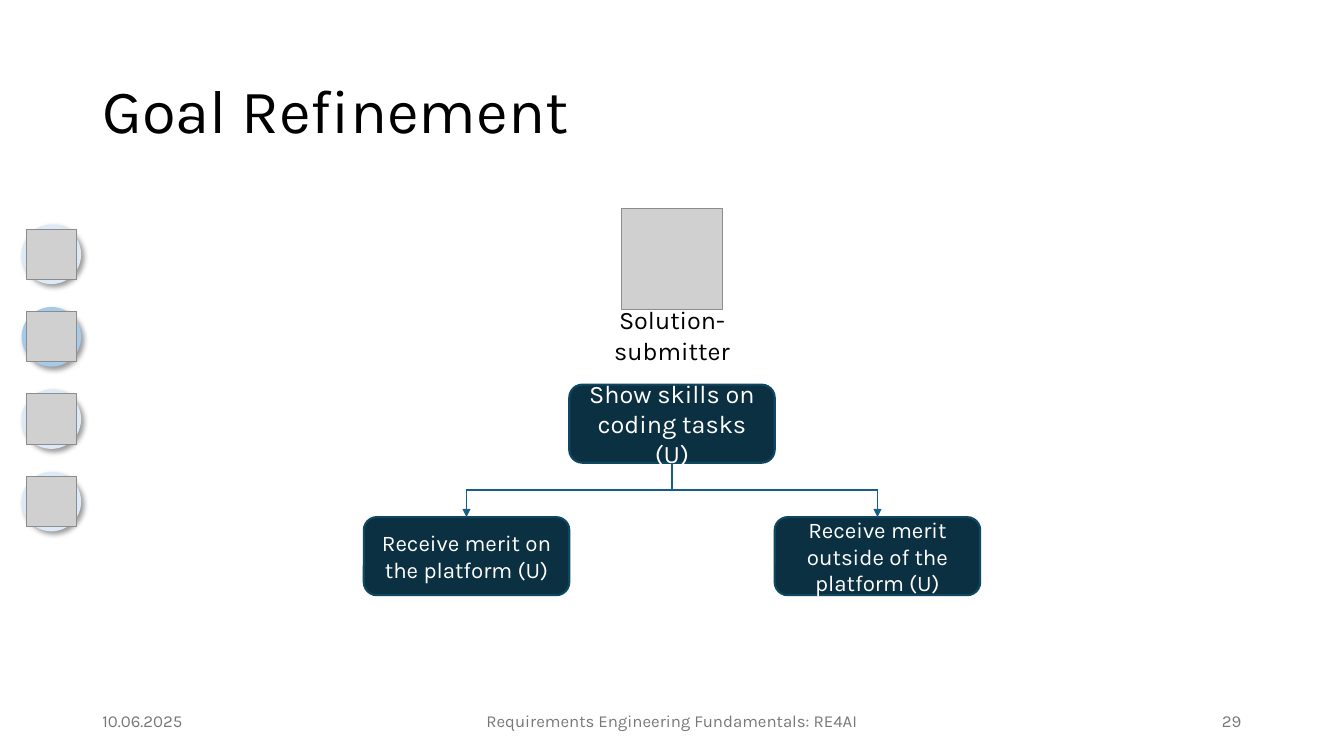
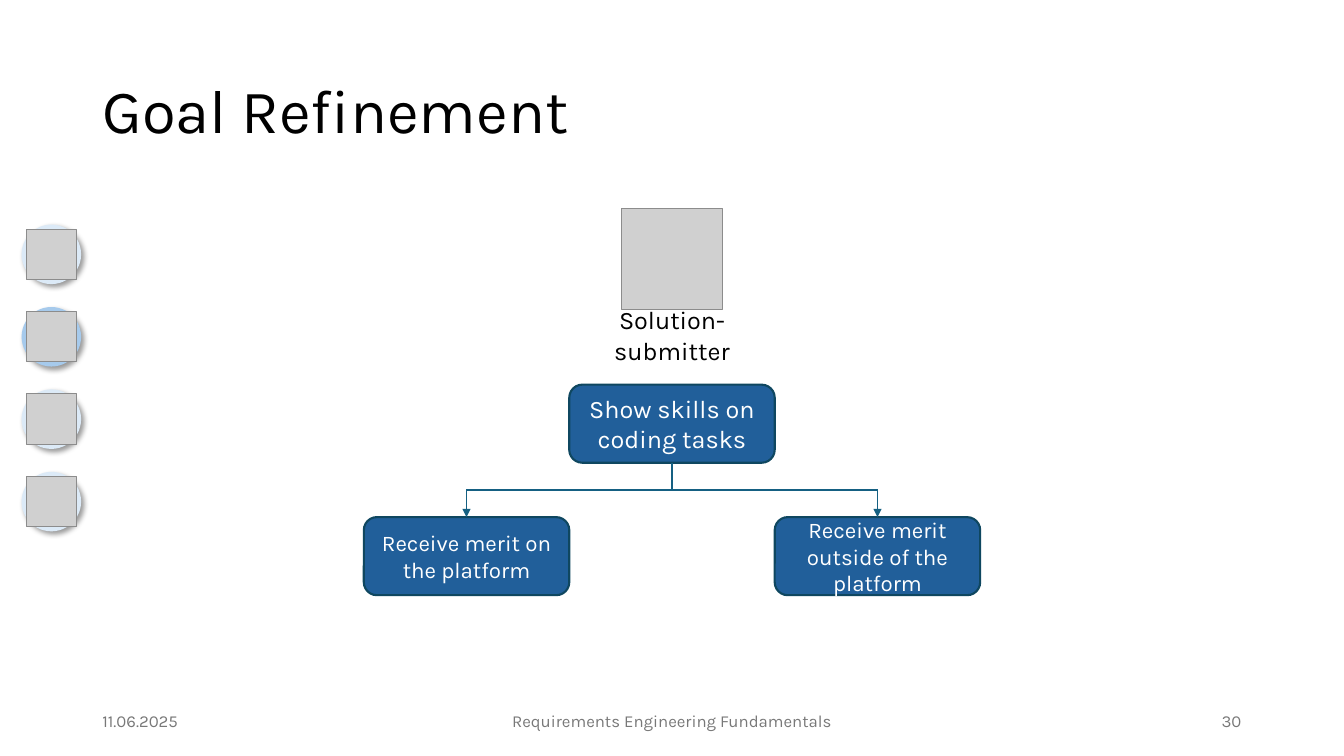
Before and after one commit to JulianFrattini/seminar-refun, a slide deck: slide 30 of slides/base/seminar-refun-base.pptx (slide 29 before the commit). Drawn at 1344x756 pixels with LibreOffice and Linux fonts; fonts in the diff are those of the drawing; grey boxes stand for pictures; background and template pictures are left out. Boxes give left, top, right and bottom in pixels: in the first picture for what was removed or moved away, otherwise in the second. Text is boxed around its words. In the diff, an @@ line names an element or a change of style, - is before the commit and + after.

```diff
--- a/slides/base/seminar-refun-base.pptx
+++ b/slides/base/seminar-refun-base.pptx
@@ text in rounded rectangle at (589,400,755,454): text changed @@
-Show skills on coding tasks (U)
+Show skills on coding tasks
@@ fill #0B3041 to #215F9A in 3 elements at (775,517,981,595), (570,385,775,463), (364,517,570,595) @@
@@ text in rounded rectangle at (382,535,551,584): text changed @@
-Receive merit on the platform (U)
+Receive merit on the platform
@@ text in rounded rectangle at (807,517,948,598): text changed @@
-Receive merit outside of the platform (U)
+Receive merit outside of the platform
@@ text at (102,716,177,727): text changed @@
-10.06.2025
+11.06.2025
@@ text at (512,715,831,731): text changed @@
-Requirements Engineering Fundamentals: RE4AI
+Requirements Engineering Fundamentals
@@ page number at (1222,716,1242,727): text changed @@
-29
+30
```
Also in this commit, not shown: 41 other slides changed, 1 slide added, 5 other files.
